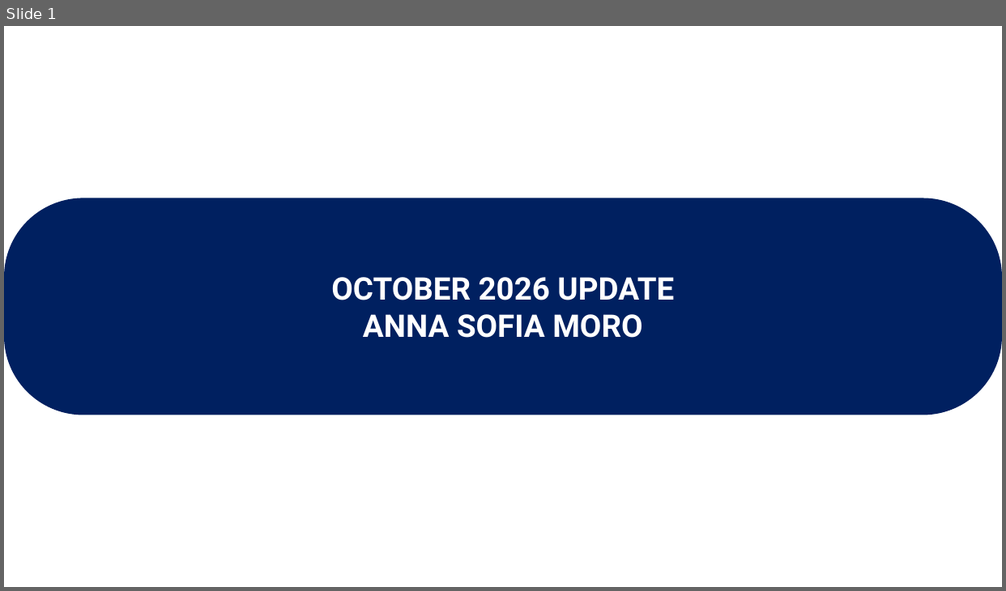
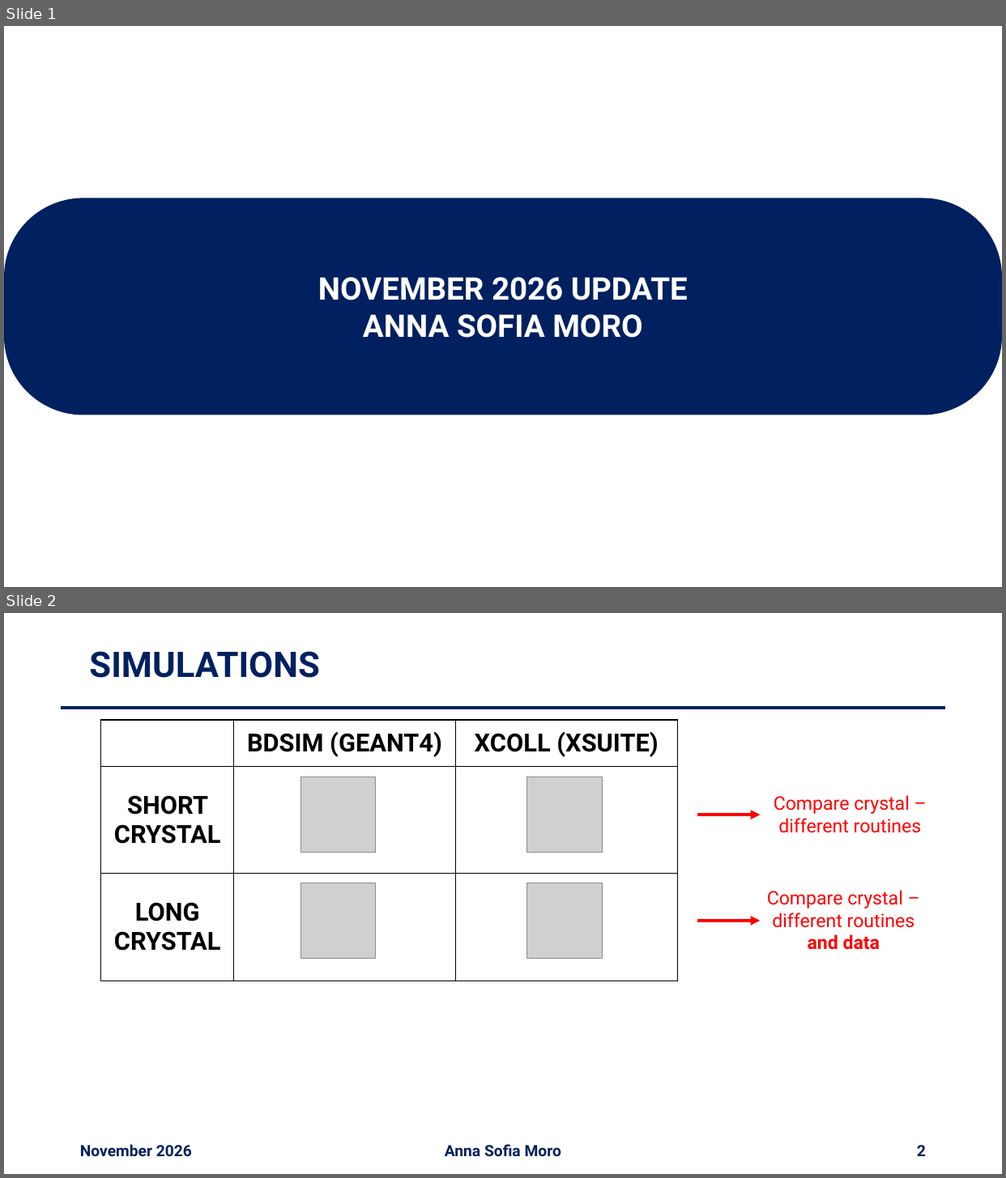
Before and after one commit to annaasofia/tesi, a slide deck: slides/week18.pptx. Shown one above the other, each under a label of ours: slide 1 before the commit, slides 1 and 2 after it. The pictures are 1006x591 and 1006x1178 pixels, drawn with LibreOffice and Linux fonts; fonts in the diff are those of the drawing; grey boxes stand for pictures. Boxes give left, top, right and bottom in pixels: in the first picture for what was removed or moved away, otherwise in the second. Text is boxed around its words. In the diff, an @@ line names an element or a change of style, - is before the commit and + after.

```diff
--- a/slides/week18.pptx
+++ b/slides/week18.pptx
@@ slide 2 added at (4,613,1002,1174), background #FFFFFF @@
@@ title added at (89,651,319,678), 34 pt, text #002060, bold @@
+SIMULATIONS
@@ line added from (61, 707) to (945, 707), #002060 3 pt @@
@@ table added at (101,720,677,982), 3 rows, 3 columns @@
+ | BDSIM (GEANT4) | XCOLL (XSUITE)
+SHORT CRYSTAL |  | 
+LONG CRYSTAL |  | 
@@ group added at (300,777,602,958): 4 pictures @@
@@ text added at (774,795,922,833), 18 pt, text #FF0000 @@
+Compare crystal – different routines
@@ arrow added from (698, 815) to (760, 815), #FF0000 3 pt @@
@@ text added at (767,890,915,950), 18 pt, text #FF0000 @@
+Compare crystal – different routines and data
@@ arrow added from (698, 921) to (760, 921), #FF0000 3 pt @@
@@ text added at (80,1144,192,1157), 15 pt, text #002060, bold @@
+November 2026
@@ text added at (445,1144,561,1157), 15 pt, text #002060, bold @@
+Anna Sofia Moro
@@ page number added at (917,1145,926,1157), 15 pt, text #002060, bold @@
+2
@@ slide 1 changed as well @@
@@ text at (318,277,688,301): text changed @@
-OCTOBER 2026 UPDATE
+NOVEMBER 2026 UPDATE
```
Also in this commit, not shown: 6 other slides changed, 6 slides removed.
